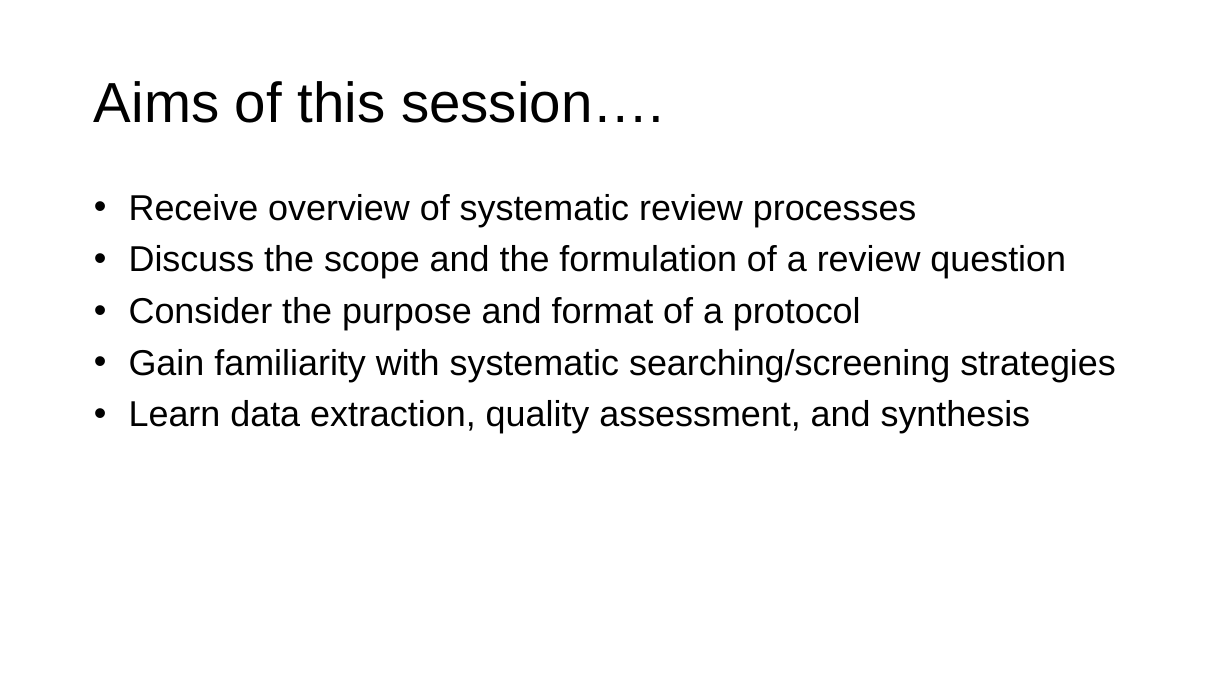
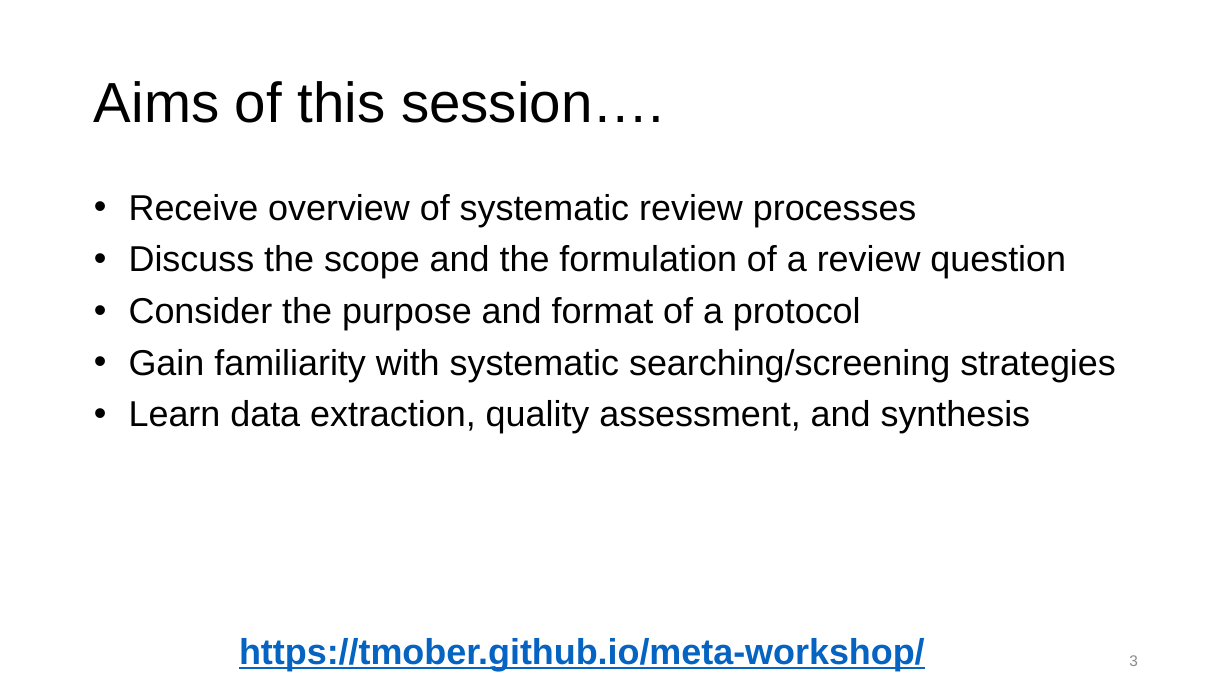
Before and after one commit to tmober/meta-workshop, a slide deck: slide 4 of 01_Intro_Systematic_Review_2021-07-06.pptx (slide 2 before the commit). Drawn at 1232x693 pixels with LibreOffice and Linux fonts; fonts in the diff are those of the drawing. Boxes give left, top, right and bottom in pixels: in the first picture for what was removed or moved away, otherwise in the second. Text is boxed around its words. In the diff, an @@ line names an element or a change of style, - is before the commit and + after.

```diff
--- a/01_Intro_Systematic_Review_2021-07-06.pptx
+++ b/01_Intro_Systematic_Review_2021-07-06.pptx
@@ text added at (x1=239, y1=638, x2=925, y2=671), 28 pt, text #0563C1, bold, underline @@
+https://tmober.github.io/meta-workshop/
@@ page number added at (x1=1129, y1=655, x2=1138, y2=666), 12 pt, text #8C8C8C @@
+3
```
Also in this commit, not shown: 64 other slides changed, 2 slides added, 3 other files.
